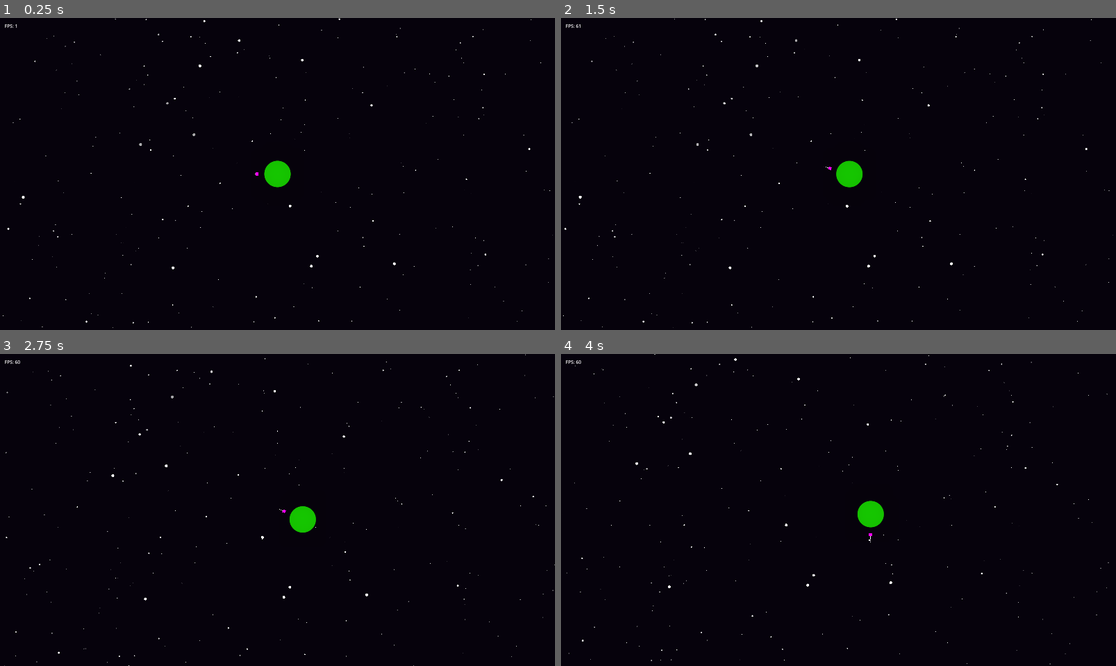
Above: before the commit, frames 1-4 (two rows, left to right).
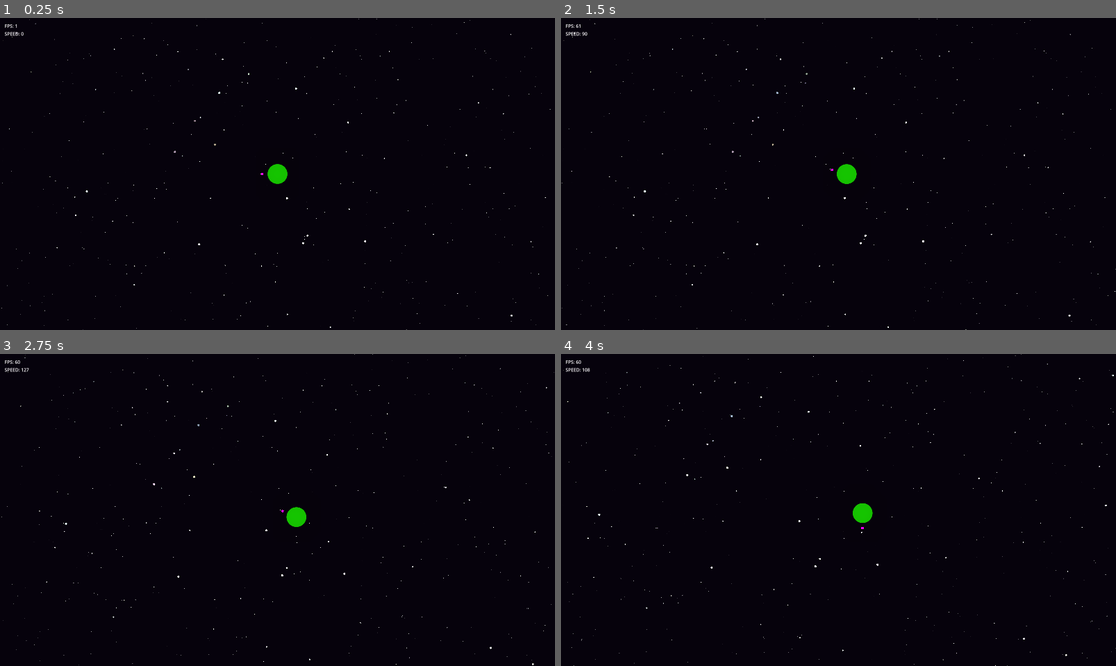
Above: after the commit, the same moments.

Repository: otDan/PlanetBlitz
Game: Godot game, scene res://main.tscn
The game is run twice, just before and just after one commit, with the same random seed, the same clock (stepped at 60 frames per second) and the same inputs.
Inputs:
- Up to frame 1 (0.25 s): no input
- Up to frame 2 (1.5 s): hold Right (ui_right) 0.53-1.28 s; hold Down (ui_down) from 1.28 s (still down)
- Up to frame 3 (2.75 s): release Down (ui_down) at 2.03 s; hold Right (ui_right) from 2.03 s (still down)
- Up to frame 4 (4 s): release Right (ui_right) at 2.78 s; hold Up (ui_up) 2.78-3.53 s; hold Left (ui_left) from 3.53 s (still down)

The runs differ from the first frame. In frame 1, 0.5% of the frame differs, in the area x 0-100%, y 0-100%; in frame 2, 0.6%; in frame 3, 0.6%; in frame 4, 0.6%.

Commit message:
refactor: Restructure files

Diff:
--- /dev/null
+++ b/background/star.gd
@@ -0,0 +1,33 @@
+extends Node2D
+class_name Star
+
+var color = Color(1, 1, 1)
+var size = 1
+var brightness = 1.0
+var min_brightness = 0.75
+var blink_speed = 1.0
+var timer = 0.0
+var blink_offset = 0.0
+
+
+func _ready():
+	blink_offset = randf() * 100
+
+	var deviation = 0.15  # Maximum deviation from white
+	var red_deviation = randf_range(0, deviation)
+	var green_deviation = randf_range(0, deviation)
+	var blue_deviation = randf_range(0, deviation)
+
+	color.r -= red_deviation
+	color.g -= green_deviation
+	color.b -= blue_deviation
+
+
+func _draw():
+	draw_circle(Vector2.ZERO, size, color * brightness)
+
+
+func _process(delta):
+	timer += delta
+	brightness = (sin((timer * blink_speed) + blink_offset) + 1) / 2
+	brightness = brightness * (1.0 - min_brightness) + min_brightness
--- a/debug.gd
+++ b/debug.gd
@@ -1,12 +1,31 @@
 extends Node
 
+@export var player: Node2D
+
 @export var fps: Label
+@export var speed: Label
+
+var last_position
+var last_frame_time
+
+func _ready():
+	last_position = player.position
+	last_frame_time = Time.get_ticks_msec()
+
+func _process(delta):
+	var player_speed = calc_object_speed(player)
+
+	fps.text = "FPS: " + str(Engine.get_frames_per_second())
+	speed.text = "SPEED: " + str(roundf(player_speed))
 
 
-func _ready():
-	pass
+func calc_object_speed(node: Node2D) -> float:
+	var current_position = node.position
+	var current_time = Time.get_ticks_msec()
 
+	var velocity = (current_position - last_position) / ((current_time - last_frame_time) / 1000.0)  # Convert milliseconds to seconds
 
-func _process(delta):
-	fps.text = "FPS: " + str(Engine.get_frames_per_second())
-	pass
+	last_position = current_position
+	last_frame_time = current_time
+
+	return velocity.length()
--- a/player.gd
+++ b/entity/player.gd
@@ -18,22 +18,10 @@
 
 
 func _process(delta):
-	var inputDirection = Vector2.ZERO
+	var input_direction = InputHandler.input_direction
 
-#	var stickInput = Vector2(Input.get_joy_axis(0, JOY_AXIS_LEFT_X), Input.get_joy_axis(0, JOY_AXIS_LEFT_Y))
-#	inputDirection = stickInput.normalized()
-
-	if Input.is_action_pressed("ui_up"):
-		inputDirection.y -= 1.0
-	elif Input.is_action_pressed("ui_down"):
-		inputDirection.y += 1.0
-	if Input.is_action_pressed("ui_left"):
-		inputDirection.x -= 1.0
-	elif Input.is_action_pressed("ui_right"):
-		inputDirection.x += 1.0
-
-	if inputDirection != Vector2.ZERO:
-		target_rotation = inputDirection.angle() + PI
+	if input_direction != Vector2.ZERO:
+		target_rotation = input_direction.angle() + PI
 		thruster.rotation = lerp_angle(thruster.rotation, target_rotation, rotation_speed * delta)
 		thruster.position = Vector2(radius, 0).rotated(thruster.rotation) + $Planet.position
 		if not thruster_audio.playing:
@@ -42,10 +30,10 @@
 		thruster_audio.stop()
 
 
-	if inputDirection != Vector2.ZERO:
-		var desiredVelocity = (thruster.position - $Planet.position).normalized() * acceleration
-		velocity = velocity.lerp(desiredVelocity, delta)
+	if input_direction != Vector2.ZERO:
+		var desired_velocity = (thruster.position - $Planet.position).normalized() * acceleration
+		velocity = velocity.lerp(desired_velocity, delta)
 	else:
 		velocity = velocity.lerp(Vector2.ZERO, deceleration * delta)
 
-	position -= velocity * delta
+	self.position -= velocity * delta
--- a/player.tscn
+++ b/entity/player.tscn
@@ -1,8 +1,8 @@
 [gd_scene load_steps=8 format=3 uid="uid://dry3qo3lt13bc"]
 
-[ext_resource type="Script" path="res://player.gd" id="1_wvaby"]
-[ext_resource type="Texture2D" uid="uid://dwocvptbnldog" path="res://planet.png" id="2_fvpvi"]
-[ext_resource type="AudioStream" uid="uid://bmenkjfdud6j3" path="res://audio/sounds/rocket_engine.mp3" id="3_e63h5"]
+[ext_resource type="Script" path="res://entity/player.gd" id="1_410v0"]
+[ext_resource type="Texture2D" uid="uid://dwocvptbnldog" path="res://entity/planet.png" id="2_uc345"]
+[ext_resource type="AudioStream" uid="uid://bmenkjfdud6j3" path="res://audio/sounds/rocket_engine.mp3" id="3_yhb8s"]
 
 [sub_resource type="CircleShape2D" id="CircleShape2D_ctx3f"]
 radius = 55.0
@@ -23,7 +23,7 @@
 orbit_velocity_max = 0.0
 
 [node name="Player" type="Node2D" node_paths=PackedStringArray("thruster", "thruster_audio")]
-script = ExtResource("1_wvaby")
+script = ExtResource("1_410v0")
 thruster = NodePath("Planet/Thruster")
 thruster_audio = NodePath("Planet/Thruster/ThrusterEngine")
 
@@ -36,7 +36,7 @@
 shape = SubResource("CircleShape2D_ctx3f")
 
 [node name="Planet" type="Sprite2D" parent="."]
-texture = ExtResource("2_fvpvi")
+texture = ExtResource("2_uc345")
 
 [node name="Thruster" type="Sprite2D" parent="Planet"]
 position = Vector2(-100, 0)
--- a/main.tscn
+++ b/main.tscn
@@ -1,9 +1,9 @@
 [gd_scene load_steps=11 format=3 uid="uid://bkeg2itkwy8vv"]
 
 [ext_resource type="Script" path="res://follow_camera.gd" id="1_x6yc0"]
-[ext_resource type="PackedScene" uid="uid://dry3qo3lt13bc" path="res://player.tscn" id="2_80sai"]
+[ext_resource type="PackedScene" uid="uid://dry3qo3lt13bc" path="res://entity/player.tscn" id="2_80sai"]
 [ext_resource type="Environment" uid="uid://d08mq5h5li88u" path="res://space_envirnonment.tres" id="2_357tu"]
-[ext_resource type="Script" path="res://background.gd" id="4_yqjao"]
+[ext_resource type="Script" path="res://background/background.gd" id="4_yqjao"]
 [ext_resource type="Script" path="res://debug.gd" id="5_2tc34"]
 [ext_resource type="AudioStream" uid="uid://cp1omq5nfko4c" path="res://audio/sounds/noise/space_background_noise.mp3" id="6_x5a8e"]
 [ext_resource type="AudioStream" uid="uid://trl43xdj7qxw" path="res://audio/sounds/noise/space_background_noise_2.mp3" id="7_c4q7e"]
@@ -23,6 +23,7 @@
 [node name="Main" type="Node"]
 
 [node name="Camera2D" type="Camera2D" parent="." node_paths=PackedStringArray("target")]
+zoom = Vector2(0.75, 0.75)
 script = ExtResource("1_x6yc0")
 target = NodePath("../Player")
 
@@ -57,9 +58,11 @@
 
 [node name="CanvasLayer" type="CanvasLayer" parent="."]
 
-[node name="Debug" type="Node" parent="CanvasLayer" node_paths=PackedStringArray("fps")]
+[node name="Debug" type="Node" parent="CanvasLayer" node_paths=PackedStringArray("player", "fps", "speed")]
 script = ExtResource("5_2tc34")
+player = NodePath("../../Player")
 fps = NodePath("Display/MarginContainer/VBoxContainer/Fps")
+speed = NodePath("Display/MarginContainer/VBoxContainer/Speed")
 
 [node name="Display" type="Control" parent="CanvasLayer/Debug"]
 layout_mode = 3
@@ -88,6 +91,10 @@
 layout_mode = 2
 text = "FPS: %fps%"
 
+[node name="Speed" type="Label" parent="CanvasLayer/Debug/Display/MarginContainer/VBoxContainer"]
+layout_mode = 2
+text = "SPEED: %speed%"
+
 [node name="AudioStreamPlayer" type="AudioStreamPlayer" parent="."]
 stream = SubResource("AudioStreamRandomizer_2w7r4")
 volume_db = -10.694
--- a/project.godot
+++ b/project.godot
@@ -15,6 +15,10 @@
 config/features=PackedStringArray("4.0", "Forward Plus")
 boot_splash/bg_color=Color(0.137255, 0.137255, 0.137255, 1)
 config/icon="res://icon.svg"
+
+[autoload]
+
+InputHandler="*res://singleton/input_handler.gd"
 
 [display]
 
--- /dev/null
+++ b/singleton/input_handler.gd
@@ -0,0 +1,19 @@
+extends Node
+
+var input_direction = Vector2.ZERO
+
+
+func _process(delta):
+	input_direction = Vector2.ZERO
+
+	var stickInput = Vector2(Input.get_joy_axis(0, JOY_AXIS_LEFT_X), Input.get_joy_axis(0, JOY_AXIS_LEFT_Y))
+	input_direction = stickInput.normalized()
+
+	if Input.is_action_pressed("ui_up"):
+		input_direction.y -= 1.0
+	elif Input.is_action_pressed("ui_down"):
+		input_direction.y += 1.0
+	if Input.is_action_pressed("ui_left"):
+		input_direction.x -= 1.0
+	elif Input.is_action_pressed("ui_right"):
+		input_direction.x += 1.0
--- a/star.gd
+++ /dev/null
@@ -1,23 +0,0 @@
-extends Node2D
-class_name Star
-
-var size = 1
-var brightness = 1.0
-var minBrightness = 0.75
-var blinkSpeed = 1.0
-var timer = 0.0
-var blinkOffset = 0.0
-
-
-func _ready():
-	blinkOffset = randf() * 100
-
-
-func _draw():
-	draw_circle(Vector2.ZERO, size, Color(1, 1, 1) * brightness)
-
-
-func _process(delta):
-	timer += delta
-	brightness = (sin((timer * blinkSpeed) + blinkOffset) + 1) / 2
-	brightness = brightness * (1.0 - minBrightness) + minBrightness
Renamed: background.gd -> background/background.gd
Renamed: planet.png -> entity/planet.png
Not shown, changed: entity/planet.png.import
Not shown: 2 places in entity/player.tscn that only renumber resources
